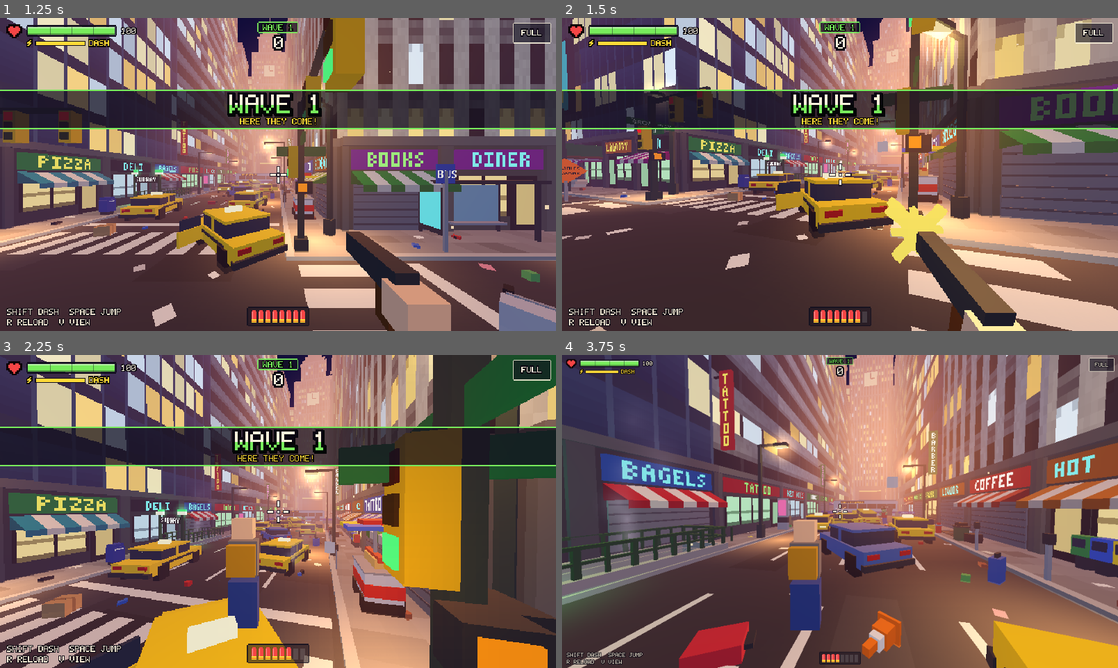
Above: before the commit, frames 1-4 (two rows, left to right).
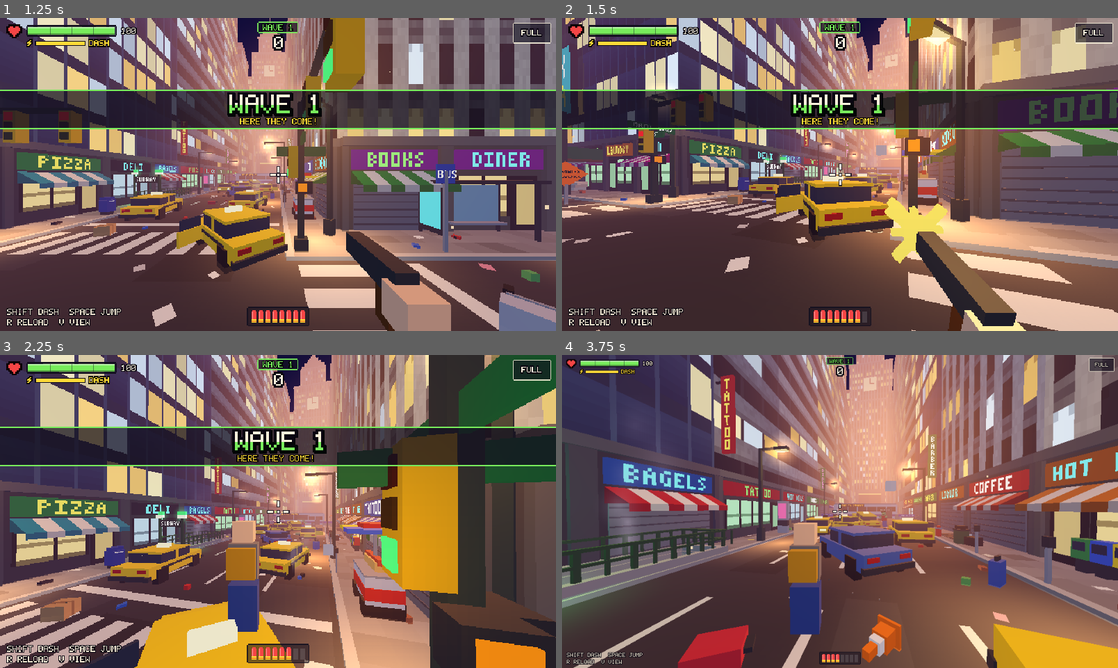
Above: after the commit, the same moments.

Repository: ChaoticEmperor/project-dweller
Game: Godot game, scene res://main.tscn
Two runs of this game, one before a commit and one after it. Both use one fixed random seed, a clock stepped at 60 frames per second and the inputs below.
Inputs (mouse positions are in pixels of both pictures, inside the frame that each line leads up to):
- Up to frame 1 (1.25 s): tap Enter at 0.5 s; move the mouse to (400, 158) at 0.52 s; hold D from 0.53 s (still down); tap M at 0.6 s; click (400, 158) at 0.67 s; tap Space at 0.77 s
- Up to frame 2 (1.5 s): move the mouse to (812, 174) at 1.27 s; release D at 1.28 s; hold W from 1.28 s (still down); tap M at 1.35 s; click (812, 174) at 1.42 s
- Up to frame 3 (2.25 s): keep holding W; tap Space at 1.52 s; move the mouse to (289, 505) at 2.02 s; tap V at 2.1 s; click (289, 505) at 2.17 s
- Up to frame 4 (3.75 s): keep holding W; tap M at 2.3, 3.05 s; move the mouse to (834, 517) at 2.77 s; tap E at 2.85 s; click (834, 517) at 2.92 s; tap Space at 3.02 s; move the mouse to (878, 514) at 3.52 s; tap G at 3.6 s; click (878, 514) at 3.67 s

Frame 1 is identical in both runs. In frame 2, 20% of the frame differs, in the area x 0-100%, y 0-100%; in frame 3, 21%; in frame 4, 23%.

Commit message:
Juice: shove/explosion/upgrade effects, spring recoil, hit-stop, shove/quality/mute input, modal guard
fx.gd: on_shove, explosion (+explosion_colored), on_upgrade, hit_stop, shake_scale,
recoil and shove lunge as critically damped springs, one new pooled ground-ring MultiMesh.
controls.gd: shove (RMB, E, R3, touch button), toggle_quality (G, Back, res button),
toggle_mute (M), full silence while hud.modal_open(), touch rescale on resolution change,
real-time dt so hit-stop never changes aim gain.

Co-Authored-By: Claude Fable 5.2 <noreply@anthropic.com>
Claude-Session: https://claude.ai/code/session_01BdejgretgPd9xpauuT7qXJ

Diff:
--- a/controls.gd
+++ b/controls.gd
@@ -11,6 +11,16 @@
 #   fraction of the screen width, so sensitivity is the same on every screen size and
 #   device pixel ratio.
 # - Browsers only allow fullscreen from touchEND (not touchstart), so FULL acts on release.
+#   RES (render resolution) acts on release too: it resizes the viewport, and every finger
+#   still down is rescaled to the new size so the stick and the aim do not jump.
+# - While the HUD shows a modal (the upgrade draft) this script goes completely quiet: held
+#   input is dropped, nothing is emitted, and a finger that is still down when the modal closes
+#   does nothing until it is lifted and pressed again.
+#
+# Bindings: WASD/arrows move, mouse look, LMB fire, RMB or E shove, Space jump, Shift dash,
+# R reload, V view, F fullscreen, G resolution, M mute, [ ] sensitivity.
+# Gamepad: left stick move, right stick look, RT/RB fire, A jump, B/LB/L3 dash, X reload,
+# Y view, R3 (right stick click) shove, Back/Select resolution, d-pad left/right sensitivity.
 
 signal dash            # dash requested
 signal reload          # reload requested
@@ -18,6 +28,7 @@
 signal start_pressed   # tap / click / Enter while the game is not running (title or game over)
 signal shove           # melee shove requested
 signal toggle_quality  # switch render resolution
+signal toggle_mute     # sound on/off (M)
 
 # Touch look: radians per full screen-width swipe at medium swipe speed, by SENS level 1..5.
 const SENS := [0.0, 1.1, 1.8, 2.6, 3.5, 4.6]
@@ -77,6 +88,10 @@
 var _mouse_fire := false
 var _mouse_scale := 1.0         # mouse counts -> CSS pixels (web reports them times devicePixelRatio)
 var _view_w := 640.0
+var _view_size := Vector2(640, 360)
+var _modal := false             # hud.modal_open() as seen by the last _process (see _blocked())
+var _pad_trigger_wait := false  # the trigger was held through a modal: ignore it until released
+var _last_usec := 0
 var _last_touch_ms := -100000
 var _was_active := false
 var _start_block := 0.0
@@ -98,7 +113,18 @@
 	_measure()
 
 func _measure() -> void:
-	_view_w = maxf(get_viewport().get_visible_rect().size.x, 1.0)
+	var vs := get_viewport().get_visible_rect().size
+	if vs.x < 1.0 or vs.y < 1.0:
+		return
+	if vs != _view_size:
+		# the render resolution (or window shape) changed under fingers that are still down:
+		# move what we remember of them into the new coordinates
+		var k := vs / _view_size
+		for t: Touch in _touches.values():
+			t.pos *= k
+		_stick_origin *= k
+		_view_size = vs
+	_view_w = vs.x
 	_mouse_scale = 1.0 / maxf(DisplayServer.screen_get_scale(), 0.1) if OS.has_feature("web") else 1.0
 
 # Yaw (x) and pitch (y) change in radians since the last call. Positive x = turn right,
@@ -121,7 +147,26 @@
 
 # ---------------- per frame ----------------
 
-func _process(dt: float) -> void:
+func _process(_scaled_dt: float) -> void:
+	# real time, so slow motion / hit-stop (Engine.time_scale) never changes how aiming feels
+	var now := Time.get_ticks_usec()
+	var dt := clampf((now - _last_usec) / 1000000.0, 0.0005, 0.1) if _last_usec > 0 else 1.0 / 60.0
+	_last_usec = now
+
+	var modal := _hud_modal()
+	if modal:
+		if not _modal:
+			_release_all()
+		_modal = true
+		_pad_trigger_wait = true
+		_was_active = game_active
+		_look = Vector2.ZERO
+		move = Vector2.ZERO
+		fire = false
+		jump = false
+		return
+	_modal = false
+
 	if _was_active and not game_active:
 		# just died: let go of everything and ignore the taps that were meant for zombies
 		_release_all()
@@ -141,7 +186,10 @@
 		if game_active and r != Vector2.ZERO:
 			# squared response: gentle near the centre, fast at the rim
 			_look += Vector2(r.x, r.y * PITCH_SCALE) * (r.length() * PAD_LOOK_SPEED * _sens_ratio() * dt)
-		pad_fire = _pad_fire or Input.get_joy_axis(_pad, JOY_AXIS_TRIGGER_RIGHT) > 0.5
+		var trigger := Input.get_joy_axis(_pad, JOY_AXIS_TRIGGER_RIGHT) > 0.5
+		if not trigger:
+			_pad_trigger_wait = false
+		pad_fire = _pad_fire or (trigger and not _pad_trigger_wait)
 	move = m.limit_length(1.0)
 
 	if _mouse_fire and Input.mouse_mode != Input.MOUSE_MODE_CAPTURED:
@@ -181,7 +229,21 @@
 		if hud:
 			_release_all()
 
+func _hud_modal() -> bool:
+	return hud != null and hud.has_method("modal_open") and hud.modal_open()
+
+# True while the HUD owns all input. Stays true until the first frame after the modal closed,
+# so the very tap/click/key that closed it can never also act on the game.
+func _blocked() -> bool:
+	return _modal or _hud_modal()
+
 func _input(ev: InputEvent) -> void:
+	if _blocked():
+		if ev is InputEventScreenTouch:
+			_last_touch_ms = Time.get_ticks_msec()  # still needed to spot browser-made mouse clicks
+		elif ev is InputEventJoypadButton:
+			_pad = ev.device
+		return
 	if ev is InputEventScreenTouch:
 		_last_touch_ms = Time.get_ticks_msec()
 		if not touch_mode:
@@ -220,8 +282,12 @@
 
 # ---------------- touch ----------------
 
+# Buttons are looked up by name every time, so a HUD without (say) "shove" or "res" just works.
+func _has_button(name: String) -> bool:
+	return name in hud.BUTTON_NAMES
+
 func _hit(name: String, p: Vector2) -> bool:
-	return hud.button_active(name) and hud.button_rect(name).grow(BUTTON_GROW).has_point(p)
+	return _has_button(name) and hud.button_active(name) and hud.button_rect(name).grow(BUTTON_GROW).has_point(p)
 
 # The button under p; where grown hit areas overlap, the one whose centre is nearest wins.
 func _button_at(p: Vector2) -> String:
@@ -243,7 +309,8 @@
 	t.pos = p
 	t.slop = LOOK_SLOP
 	var b := _button_at(p)
-	if b == "full":
+	if b == "full" or b == "res":
+		# work on the title screen too, and act on release (see the notes at the top)
 		t.role = ROLE_BUTTON
 		t.button = b
 		hud.set_button_down(b, true)
@@ -262,6 +329,7 @@
 				_jump_held += 1
 				_jump_buf = JUMP_BUFFER
 			"dash": dash.emit()
+			"shove": shove.emit()
 			"reload": reload.emit()
 			"view": toggle_view.emit()
 			"sens": set_sens_level(sens_level % (SENS.size() - 1) + 1)
@@ -289,7 +357,7 @@
 		ROLE_BUTTON:
 			if t.button == "fire":
 				_add_look(t, d)  # hold FIRE and drag to aim; it keeps firing wherever the thumb goes
-			elif not hud.button_rect(t.button).grow(SLIDE_OFF).has_point(p):
+			elif not _has_button(t.button) or not hud.button_rect(t.button).grow(SLIDE_OFF).has_point(p):
 				_release_button(t)
 
 func _touch_up(index: int, act: bool) -> void:
@@ -302,8 +370,11 @@
 	elif t.role == ROLE_BUTTON:
 		var b := t.button
 		_release_button(t)
-		if b == "full" and act and _hit(b, t.pos):
-			toggle_fullscreen()
+		if act and _hit(b, t.pos):
+			if b == "full":
+				toggle_fullscreen()
+			elif b == "res":
+				toggle_quality.emit()
 
 func _add_look(t: Touch, d: Vector2) -> void:
 	if not game_active:
@@ -340,13 +411,14 @@
 	match t.button:
 		"fire": _fire_held = maxi(_fire_held - 1, 0)
 		"jump": _jump_held = maxi(_jump_held - 1, 0)
-	hud.set_button_down(t.button, false)
+	if _has_button(t.button):
+		hud.set_button_down(t.button, false)
 	t.role = ROLE_NONE
 	t.button = ""
 
 func _release_all() -> void:
 	for t: Touch in _touches.values():
-		if t.role == ROLE_BUTTON:
+		if t.role == ROLE_BUTTON and _has_button(t.button):
 			hud.set_button_down(t.button, false)
 	_touches.clear()
 	_release_stick()
@@ -363,6 +435,12 @@
 # ---------------- mouse, keyboard, gamepad ----------------
 
 func _mouse_button(ev: InputEventMouseButton) -> void:
+	if ev.button_index == MOUSE_BUTTON_RIGHT:
+		# right click shoves, but only in play with the pointer grabbed (never a browser-made click)
+		if ev.pressed and game_active and Input.mouse_mode == Input.MOUSE_MODE_CAPTURED \
+				and Time.get_ticks_msec() - _last_touch_ms >= 700:
+			shove.emit()
+		return
 	if ev.button_index != MOUSE_BUTTON_LEFT:
 		return
 	if not ev.pressed:
@@ -373,6 +451,9 @@
 	if Input.mouse_mode != Input.MOUSE_MODE_CAPTURED:
 		if _hit("full", ev.position):
 			toggle_fullscreen()
+			return
+		if _hit("res", ev.position):
+			toggle_quality.emit()
 			return
 		# This click only grabs the pointer (and starts the game); it does not shoot.
 		Input.mouse_mode = Input.MOUSE_MODE_CAPTURED
@@ -391,6 +472,7 @@
 		KEY_V: toggle_view.emit()
 		KEY_E: shove.emit()
 		KEY_G: toggle_quality.emit()
+		KEY_M: toggle_mute.emit()
 		KEY_R: reload.emit()
 		KEY_F: toggle_fullscreen()
 		KEY_SHIFT: dash.emit()
@@ -419,6 +501,8 @@
 		JOY_BUTTON_B, JOY_BUTTON_LEFT_SHOULDER, JOY_BUTTON_LEFT_STICK: dash.emit()
 		JOY_BUTTON_X: reload.emit()
 		JOY_BUTTON_Y: toggle_view.emit()
+		JOY_BUTTON_RIGHT_STICK: shove.emit()
+		JOY_BUTTON_BACK: toggle_quality.emit()
 		JOY_BUTTON_START: _try_start()
 		JOY_BUTTON_DPAD_LEFT: _nudge_sens(-1)
 		JOY_BUTTON_DPAD_RIGHT: _nudge_sens(1)
--- a/fx.gd
+++ b/fx.gd
@@ -4,8 +4,11 @@
 # Built for the Compatibility renderer (WebGL2) and phones:
 #   - no shadows, a handful of real lights (3 pooled street-lamp lights, 2 subway globes,
 #     1 muzzle flash, 1 "pop" flash) - everything else is faked with additive sprites
-#   - every particle lives in one of five fixed-size MultiMesh pools that are integrated by
-#     hand, so effects never allocate nodes during play and cost ~12 draw calls in total
+#   - every particle lives in one of six fixed-size MultiMesh pools that are integrated by
+#     hand, so effects never allocate nodes during play and cost ~13 draw calls in total
+#   - camera feel: weapon recoil and the shove are critically damped springs (directional, no
+#     jitter); only explosions / getting hurt / headshot pops add a short decaying shake.
+#     Everything the camera does is multiplied by `shake_scale` (0 = a perfectly still camera).
 #   - all pools are drawn from the first frame (dead instances are zero-sized), so their
 #     shaders are compiled on the title screen, not on the first shot
 const L = preload("res://layout.gd")
@@ -200,7 +203,8 @@
 var goo: Pool      # unshaded cubes: goo blobs + splats, dust/smoke puffs
 var add: Pool      # additive cubes: sparks, tracers
 var glow: Pool     # additive soft billboards: flashes
-var ring: Pool     # additive ring billboards: headshot pop
+var ring: Pool     # additive ring billboards: headshot pop, blast shock rings
+var gring: Pool    # additive rings lying flat on the ground: blast / shove / upgrade shockwaves
 
 var flash: MeshInstance3D
 var flash_t := 0.0
@@ -210,8 +214,33 @@
 var pop_t := 0.0
 var warm := 6      # frames during which hidden effects are kept drawn to compile their shaders
 
+# Camera feel. Public knobs:
+var shake_scale := 1.0        # multiplies every camera effect (kick, shake, lunge, fov punch); 0 = off
+var hit_stop_enabled := true  # allow the tiny freeze on headshot kills
+
+const REC_W := 22.0           # recoil spring stiffness (rad/s); critically damped, back to rest in ~0.25 s
+const REC_PITCH := 0.03       # radians of muzzle climb at the peak of a single shot
+const REC_BACK := 0.04        # metres the camera is pushed back at that peak
+const REC_MAX := 1.8          # rapid fire stacks up to about this many "single shots" and no further
+const SHV_W := 13.0           # shove lunge spring
+const FIRE_COL := Color(1.0, 0.55, 0.15)
+const TOXIC_COL := Color(0.55, 1.0, 0.2)
+const BIG_BLAST := 3.2        # explosions with a larger radius are the toxic (bloater) kind
+
 var trauma := 0.0
-var kick := 0.0    # shot recoil, 1 -> 0
+var rec := 0.0     # recoil spring position (1 = peak of one shot) and velocity
+var rec_v := 0.0
+var shv := 0.0     # shove lunge spring
+var shv_v := 0.0
+var shove_t := -1.0           # gun shove animation clock, <0 = idle
+var gun_base := Vector3.ZERO  # gun rest position (main owns position.z / rotation.x, fx only touches x/y and yaw/roll)
+var boom_t := -10.0           # clock time of the last explosion (rapid blasts are thinned out)
+var pop_e := 3.0
+var pop_dur := 0.16
+var fov_add := 0.0
+var _hs_on := false           # hit-stop in progress (Engine.time_scale lowered)
+var _hs_until := 0            # real time (usec) at which it ends
+var _hs_ended := 0
 var roll := 0.0    # hurt roll impulse
 var dip := 0.0     # landing dip
 var punch := 0.0   # dash fov punch
@@ -359,8 +388,12 @@
 	lit = Pool.new(self, cube, lit_mat, 128, false)
 	goo = Pool.new(self, cube, _unshaded(false), 128, false)
 	add = Pool.new(self, cube, _unshaded(true), 96, true)
-	glow = Pool.new(self, quad, _unshaded(true, glow_tex, true), 24, true)
-	ring = Pool.new(self, quad, _unshaded(true, _radial_tex(32, true), true), 6, true)
+	glow = Pool.new(self, quad, _unshaded(true, glow_tex, true), 32, true)
+	var ring_tex := _radial_tex(32, true)
+	ring = Pool.new(self, quad, _unshaded(true, ring_tex, true), 12, true)
+	var flat := QuadMesh.new()
+	flat.orientation = PlaneMesh.FACE_Y
+	gring = Pool.new(self, flat, _unshaded(true, ring_tex), 10, true)
 
 	muzzle_light = _omni(Color(1.0, 0.75, 0.4), 9.0)
 	pop_light = _omni(Color(0.8, 1.0, 0.5), 8.0)
@@ -450,6 +483,7 @@
 # Called once with the first-person gun node (child of the camera, barrel points along -Z).
 func attach_gun(g: Node3D) -> void:
 	gun = g
+	gun_base = g.position
 	# one merged cartoon star: a forward spike plus crossed blades
 	var st := SurfaceTool.new()
 	var bm := BoxMesh.new()
@@ -623,6 +657,9 @@
 	add.update(dt)
 	glow.update(dt)
 	ring.update(dt)
+	gring.update(dt)
+	if _hs_on and Time.get_ticks_usec() >= _hs_until:
+		_end_hit_stop()
 
 	if warm > 0:
 		warm -= 1
@@ -641,20 +678,54 @@
 		pop_t -= dt
 		pop_light.visible = pop_t > 0.0
 		if pop_t > 0.0:
-			pop_light.light_energy = 3.0 * pop_t / 0.16
+			pop_light.light_energy = pop_e * pop_t / pop_dur
 	_update_lamps(dt)
 	motes.global_position = cam.global_position + Vector3(0, 1.5, 0)
 
-	# camera feel: everything decays fast so it never smears on a phone
+	# camera feel: springs for the directional stuff, a short decaying shake for the rest
 	trauma = maxf(trauma - dt * 2.2, 0.0)
-	kick = kick * exp(-16.0 * dt)
+	var r2 := _spring(rec, rec_v, REC_W, dt)
+	rec = r2.x
+	rec_v = r2.y
+	var s2 := _spring(shv, shv_v, SHV_W, dt)
+	shv = s2.x
+	shv_v = s2.y
 	roll = roll * exp(-9.0 * dt)
 	dip = dip * exp(-11.0 * dt)
+	punch = maxf(punch - dt * 4.5, 0.0)
+	var k := shake_scale
 	var s := trauma * trauma
-	cam.rotation = Vector3(kick * 0.028 + _noise(31.0) * s * 0.02, _noise(57.0) * s * 0.02, roll + _noise(83.0) * s * 0.025)
-	if punch > 0.0:
-		punch = maxf(punch - dt * 4.5, 0.0)
-		cam.fov = base_fov + 9.0 * punch * punch
+	cam.rotation = Vector3(rec * REC_PITCH - shv * 0.03 + _noise(31.0) * s * 0.02, _noise(57.0) * s * 0.02,
+		roll + _noise(83.0) * s * 0.025) * k
+	var fa := 9.0 * punch * punch * k
+	if fa != fov_add:
+		fov_add = fa
+		cam.fov = base_fov + fa
+	_update_gun_shove(dt)
+
+# Critically damped spring towards 0, solved exactly so it is stable at any frame rate.
+func _spring(x: float, v: float, w: float, dt: float) -> Vector2:
+	var e := exp(-w * dt)
+	var c := v + w * x
+	return Vector2((x + c * dt) * e, (v - c * w * dt) * e)
+
+# Two-handed push: the gun swings across the view like a bar, then settles back.
+# Only position.x/y and rotation.y/z are touched, so main's recoil (position.z, rotation.x) is left alone.
+func _update_gun_shove(dt: float) -> void:
+	if shove_t < 0.0 or gun == null:
+		return
+	shove_t += dt
+	var a := 0.0
+	if shove_t < 0.06:
+		a = 1.0 - pow(1.0 - shove_t / 0.06, 2.0)
+	elif shove_t < 0.34:
+		a = 1.0 - smoothstep(0.12, 0.34, shove_t)
+	else:
+		shove_t = -1.0
+	gun.position.x = gun_base.x - 0.17 * a
+	gun.position.y = gun_base.y + 0.07 * a
+	gun.rotation.y = 1.15 * a
+	gun.rotation.z = 0.25 * a
 
 func _noise(seed_k: float) -> float:
 	return sin(clock * 47.0 + seed_k) * 0.6 + sin(clock * 71.0 + seed_k * 2.3) * 0.4
@@ -662,7 +733,37 @@
 # Camera offset to add this frame (main adds it to the camera pivot position).
 func shake_offset() -> Vector3:
 	var s := trauma * trauma
-	return Vector3(_noise(11.0) * s * 0.05, _noise(19.0) * s * 0.05 - dip * 0.12, kick * 0.035)
+	return Vector3(_noise(11.0) * s * 0.05, _noise(19.0) * s * 0.05 - dip * 0.12 - shv * 0.03,
+		rec * REC_BACK - shv * 0.11) * shake_scale
+
+# Freeze the action for a few hundredths of a second (the "crunch" on a headshot kill).
+# Safe by construction: the end time is in real time and checked every frame, overlapping calls
+# only extend it (never past 0.1 s), stops are rate limited, and leaving the tree (restart)
+# or losing focus always restores normal speed.
+func hit_stop(seconds: float) -> void:
+	if not hit_stop_enabled or seconds <= 0.0 or not is_inside_tree():
+		return
+	var now := Time.get_ticks_usec()
+	if not _hs_on and now - _hs_ended < 250000:
+		return
+	_hs_until = maxi(_hs_until, now + int(minf(seconds, 0.1) * 1000000.0))
+	if not _hs_on:
+		_hs_on = true
+		Engine.time_scale = 0.05
+
+func _end_hit_stop() -> void:
+	if _hs_on:
+		_hs_on = false
+		_hs_ended = Time.get_ticks_usec()
+		Engine.time_scale = 1.0
+
+func _exit_tree() -> void:
+	_end_hit_stop()
+
+func _notification(what: int) -> void:
+	if what == NOTIFICATION_APPLICATION_FOCUS_OUT or what == NOTIFICATION_WM_WINDOW_FOCUS_OUT \
+			or what == NOTIFICATION_APPLICATION_PAUSED or what == NOTIFICATION_PREDELETE:
+		_end_hit_stop()
 
 # ---------------------------------------------------------------- helpers
 func _rv(k: float) -> Vector3:
@@ -703,8 +804,8 @@
 # ---------------------------------------------------------------- events
 # The player fired.
 func on_shoot() -> void:
-	trauma = minf(trauma + 0.3, 0.7)
-	kick = 1.0
+	# directional kick: an impulse into the recoil spring; the closer to the cap, the less it adds
+	rec_v += REC_W * 2.718 * clampf(1.0 - rec / REC_MAX, 0.2, 1.0)
 	shot_pending = true
 	shot_tracers = 0
 	if gun == null:
@@ -782,9 +883,8 @@
 	_sparks(head_pos, Vector3.UP, 8, Color(0.8, 1.0, 0.35), 7.0)
 	ring.emit(head_pos, Vector3.ZERO, _cube(0.5), Color(0.9, 1.0, 0.45), 0.28, 0.0, 0.0, 6.5, 1.0)
 	glow.emit(head_pos, Vector3.ZERO, _cube(2.4), Color(0.85, 1.0, 0.45), 0.13, 0.0, 0.0, 0.8, 1.0)
-	pop_light.global_position = head_pos + Vector3(0, 0.2, 0)
-	pop_t = 0.16
-	warm = 0
+	_pop(head_pos + Vector3(0, 0.2, 0), Color(0.8, 1.0, 0.5), 3.0, 0.16, 8.0)
+	hit_stop(0.04)
 
 # The player took `dmg` damage.
 func player_hurt(dmg: float) -> void:
@@ -829,16 +929,119 @@
 		lit.emit(gun.to_global(Vector3(0.05, -0.05, 0.1)), cb.x * randf_range(0.5, 1.2) + Vector3(0, 1.0, 0) + _rv(0.4),
 			cb * Basis.from_scale(Vector3(0.03, 0.03, 0.07)), Color(0.85, 0.2, 0.12), 1.6, 18.0, 0.0, 0.0, 0.3, randf_range(10, 18), 1)
 
-# ---- added for shove / explosions / upgrades (see SPECS.md) ----
+# ---- shove / explosions / upgrades (see SPECS.md) ----
+
+func _pop(p: Vector3, c: Color, energy: float, dur: float, rng: float) -> void:
+	pop_light.global_position = p
+	pop_light.light_color = c
+	pop_light.omni_range = rng
+	pop_e = energy
+	pop_dur = dur
+	pop_t = dur
+	warm = 0
+
+# Flat (yaw-only) forward direction of the camera.
+func _flat_fwd() -> Vector3:
+	var cb := cam.global_transform.basis
+	var f := Vector3(-cb.z.x, 0.0, -cb.z.z)
+	if f.length() < 0.05:
+		f = Vector3(cb.y.x, 0.0, cb.y.z)   # looking straight up/down
+	return f.normalized()
+
+func _ground_ring(p: Vector3, c: Color, d0: float, d1: float, lifetime: float) -> void:
+	p.y = Pool.floor_y(p) + 0.06
+	gring.emit(p, Vector3.ZERO, Basis.from_scale(Vector3(d0, 1.0, d0)), c, lifetime, 0.0, 0.0, d1 / d0 - 1.0, 0.6)
+
+# A comic impact star facing the camera: two crossed bars and a flash.
+func _star(p: Vector3, c: Color, size: float) -> void:
+	var cb := cam.global_transform.basis * Basis(Vector3(0, 0, 1), randf() * PI)
+	add.emit(p, Vector3.ZERO, cb * Basis.from_scale(Vector3(size, size * 0.2, 0.02)), c, 0.13, 0.0, 0.0, 0.7, 0.6)
+	add.emit(p, Vector3.ZERO, cb * Basis.from_scale(Vector3(size * 0.2, size, 0.02)), c, 0.13, 0.0, 0.0, 0.7, 0.6)
+	glow.emit(p, Vector3.ZERO, _cube(size * 1.3), Color(c.r * 0.6, c.g * 0.6, c.b * 0.6), 0.1, 0.0, 0.0, 0.5, 1.0)
 
 # The player shoved; `hit_count` zombies were knocked back.
-func on_shove(_hit_count: int) -> void:
-	pass
+# Costs 9 additive cubes + 4 puffs + 1 ground ring, plus per zombie hit (max 4) 2 cubes, 1 glow, 2 sparks.
+func on_shove(hit_count: int) -> void:
+	var hit := hit_count > 0
+	shv_v += SHV_W * 2.718 * (1.5 if hit else 1.0) * clampf(1.0 - shv / 1.6, 0.2, 1.0)
+	shove_t = 0.0
+	if hit:
+		trauma = minf(trauma + 0.3, 0.7)
+	var f := _flat_fwd()
+	var eye := cam.global_position
+	var c := Color(0.5, 0.65, 0.85) if not hit else Color(0.9, 0.7, 0.3)
+	# the swoosh: an arc of streaks that races out through the shove cone
+	for i in 9:
+		var d := f.rotated(Vector3.UP, deg_to_rad(-40.0 + 10.0 * i + randf_range(-2.0, 2.0)))
+		var b := Basis.looking_at(d, Vector3.UP) * Basis.from_scale(Vector3(0.2, 0.035, 0.12))
+		add.emit(eye + d * 1.1 + Vector3(0, -0.5, 0), d * randf_range(13.0, 16.0), b, c, 0.2, 0.0, 5.5, 2.2, 0.7)
+	var feet := Vector3(eye.x, 0.0, eye.z)
+	_ground_ring(feet + f * 1.2, Color(c.r * 0.5, c.g * 0.5, c.b * 0.5), 1.2, 6.5, 0.24)
+	for i in 4:
+		var d := f.rotated(Vector3.UP, deg_to_rad(randf_range(-35.0, 35.0)))
+		var p := feet + d * randf_range(1.2, 2.4)
+		p.y = Pool.floor_y(p) + 0.12
+		_puffs(p, d + Vector3(0, 0.25, 0), 1, Color(0.55, 0.52, 0.58), 3.0, 0.14)
+	# bonk stars roughly where the shoved zombies stood
+	var n := mini(hit_count, 4)
+	for i in n:
+		var a := (float(i) + 0.5) / n * 70.0 - 35.0 + randf_range(-6.0, 6.0)
+		var d := f.rotated(Vector3.UP, deg_to_rad(a))
+		var p := eye + d * randf_range(1.7, 2.6) + Vector3(0, randf_range(-0.45, -0.1), 0)
+		_star(p, Color(0.95, 0.7, 0.12), 0.5)
+		_sparks(p, d, 2, Color(1.0, 0.9, 0.5), 5.0)
 
 # A blast at `pos` with the given radius (explosive pellets, bloater).
-func explosion(_pos: Vector3, _radius: float) -> void:
-	pass
-
-# The player picked an upgrade.
+# Radius above BIG_BLAST = the toxic lime kind with goo; smaller = a fiery pop.
+func explosion(pos: Vector3, radius: float) -> void:
+	explosion_colored(pos, radius, radius > BIG_BLAST)
+
+# Same, with the look chosen by the caller. Budget per blast (full / thinned when blasts come
+# faster than every 0.12 s): 1 ground ring, 1 air ring, 2 glows, sparks 5+2r (max 14) / half,
+# smoke 2+r (max 6) / half, chunks 2+r (max 6) / half, toxic only: 10 goo blobs / 5.
+func explosion_colored(pos: Vector3, radius: float, toxic: bool) -> void:
+	var r := clampf(radius, 0.5, 8.0)
+	var q := 0.5 if clock - boom_t < 0.12 else 1.0
+	boom_t = clock
+	var c := TOXIC_COL if toxic else FIRE_COL
+	var hot := c.lerp(Color(1, 1, 0.8), 0.6)
+	if pos.y - Pool.floor_y(pos) < 2.5:
+		_ground_ring(pos, c, r * 0.6, r * 2.56, 0.2 + r * 0.04)
+	ring.emit(pos, Vector3.ZERO, _cube(r * 0.5), Color(c.r * 0.7, c.g * 0.7, c.b * 0.7), 0.2, 0.0, 0.0, 3.2, 0.7)
+	glow.emit(pos, Vector3.ZERO, _cube(r * 2.4), Color(c.r * 0.75, c.g * 0.75, c.b * 0.75), 0.13, 0.0, 0.0, 0.6, 1.0)
+	glow.emit(pos, Vector3.ZERO, _cube(r * 0.9), hot, 0.07, 0.0, 0.0, 0.3, 1.0)
+	var up := Vector3(0, 0.6, 0)
+	for i in int(minf(5.0 + r * 2.0, 14.0) * q):
+		var v := (up + _rv(1.0)).normalized() * randf_range(0.5, 1.0) * (5.0 + r * 2.5)
+		add.emit(pos, v, _cube(randf_range(0.06, 0.11)), hot, randf_range(0.2, 0.4), 12.0, 1.5, 0.0, 1.0)
+	var smoke := Color(0.3, 0.42, 0.22) if toxic else Color(0.33, 0.3, 0.33)
+	_puffs(pos, Vector3.UP, int(minf(2.0 + r, 6.0) * q), smoke, 1.2 + r * 0.6, 0.16 + r * 0.06)
+	for i in int(minf(2.0 + r, 6.0) * q):
+		var cc := GOO.darkened(randf() * 0.4) if toxic else Color(0.3, 0.28, 0.27).lightened(randf() * 0.25)
+		lit.emit(pos + _rv(0.2), _rv(2.0 + r) + Vector3(0, randf_range(3.0, 5.0 + r), 0), _cube(randf_range(0.08, 0.15)),
+			cc, 1.3, 18.0, 0.0, 0.0, 0.3, randf_range(-12, 12), 1)
+	if toxic:
+		_goo_burst(pos + Vector3(0, 0.3, 0), Vector3.UP, int(10 * q), 3.0 + r * 0.5)
+	_pop(pos + Vector3(0, 0.5, 0), c, 3.0 + minf(r, 5.0) * 0.6, 0.12 + r * 0.02, maxf(8.0, r * 3.0))
+	# shake: bigger and closer = harder; a small shell far away adds nothing
+	var d := pos.distance_to(cam.global_position)
+	var k := clampf(1.0 - d / (8.0 + r * 4.0), 0.0, 1.0)
+	trauma = minf(trauma + (0.1 + r * 0.1) * k * q, 0.85)
+
+# The player picked an upgrade: a golden "powered up" burst in front of the camera.
+# Costs 14 additive cubes, 2 air rings, 1 ground ring, 1 glow.
 func on_upgrade() -> void:
-	pass
+	var f := _flat_fwd()
+	var eye := cam.global_position
+	var gold := Color(1.0, 0.82, 0.25)
+	punch = maxf(punch, 0.6)
+	glow.emit(eye + f * 1.6, Vector3.ZERO, _cube(2.6), Color(0.6, 0.48, 0.15), 0.3, 0.0, 0.0, 0.8, 1.0)
+	ring.emit(eye + f * 2.0, Vector3.ZERO, _cube(0.5), gold, 0.4, 0.0, 0.0, 7.0, 0.7)
+	ring.emit(eye + f * 2.0, Vector3.ZERO, _cube(0.3), Color(1, 1, 0.8), 0.3, 0.0, 0.0, 5.0, 0.7)
+	_ground_ring(Vector3(eye.x, 0.0, eye.z), gold, 1.0, 7.0, 0.5)
+	for i in 14:
+		var d := f.rotated(Vector3.UP, deg_to_rad(-70.0 + 140.0 * i / 13.0))
+		var p := eye + d * randf_range(1.3, 2.0) + Vector3(0, randf_range(-1.3, -0.5), 0)
+		add.emit(p, Vector3(0, randf_range(3.0, 6.0), 0) + d * 0.5, Basis.from_scale(Vector3(0.05, 0.16, 0.05)),
+			gold.lerp(Color.WHITE, randf() * 0.3) * 0.85, randf_range(0.45, 0.8), -1.0, 1.5, 0.0, 0.6)
+	_pop(eye + f * 1.2, gold, 3.0, 0.25, 8.0)
